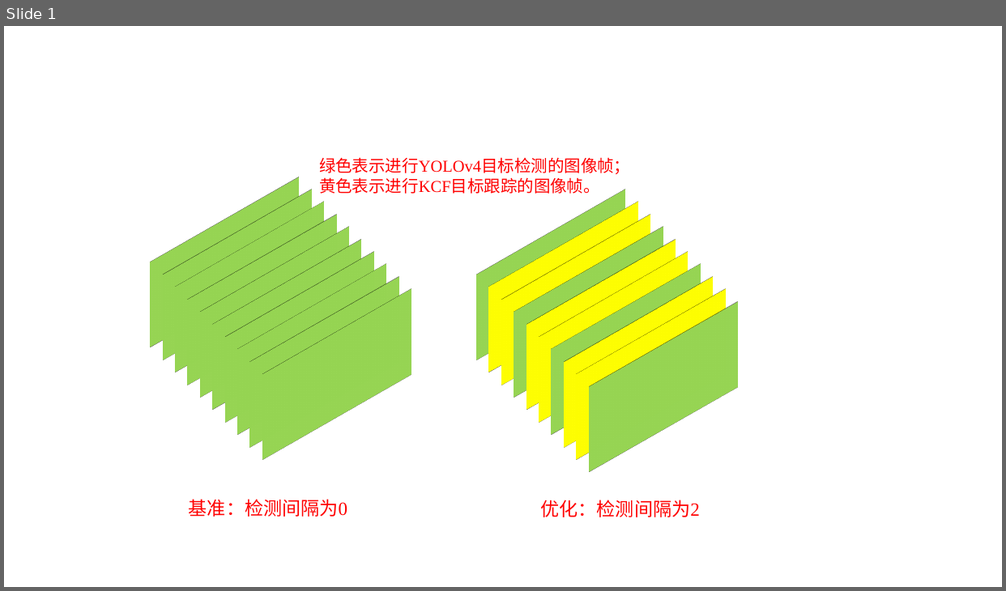
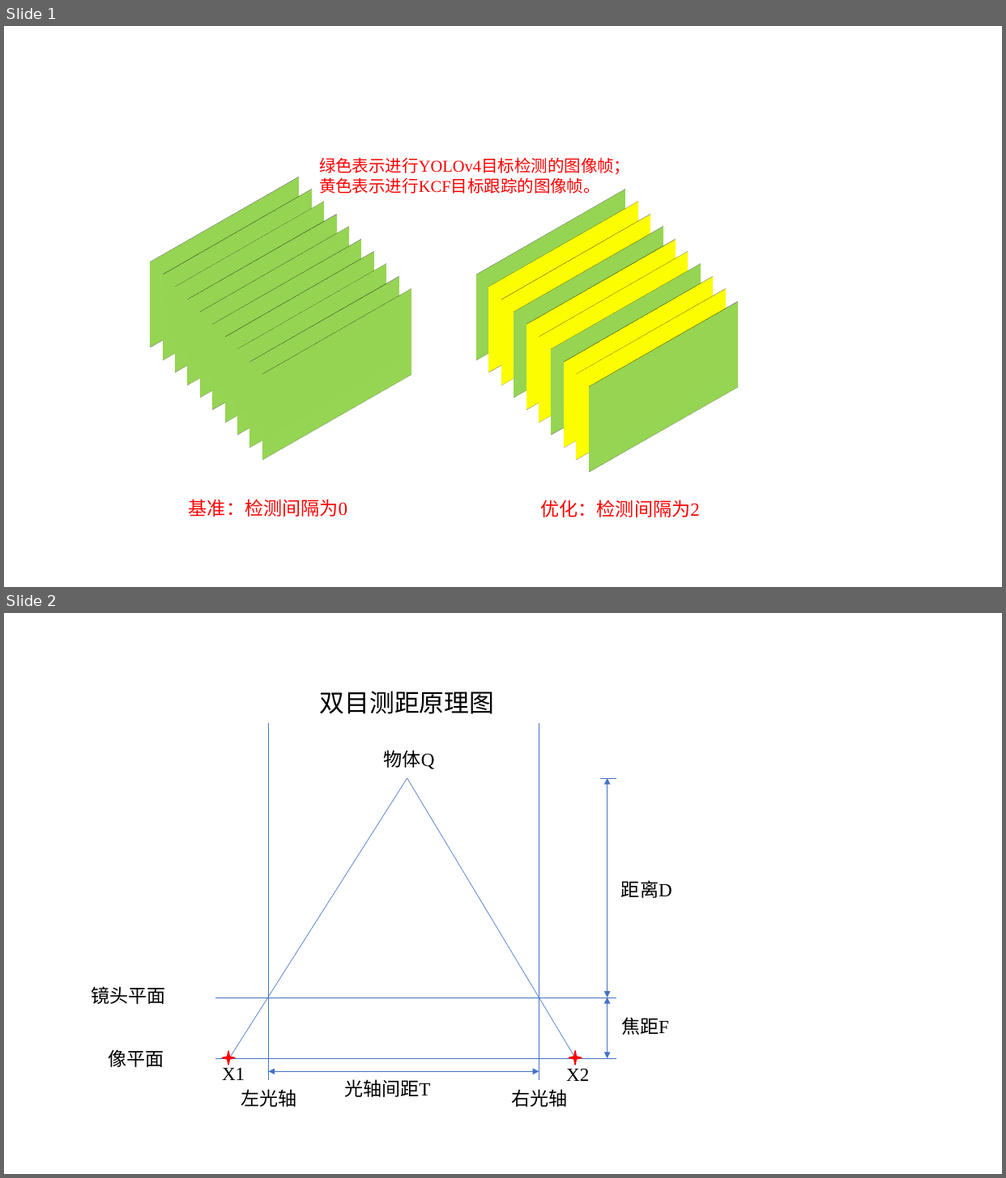
Before and after one commit to fengye2two/sichuan-university, a slide deck: 检测间隔.pptx. Shown one above the other, each under a label of ours: slide 1 before the commit, slides 1 and 2 after it. The pictures are 1006x591 and 1006x1178 pixels, drawn with LibreOffice and Linux fonts; fonts in the diff are those of the drawing. Boxes give left, top, right and bottom in pixels: in the first picture for what was removed or moved away, otherwise in the second. Text is boxed around its words. In the diff, an @@ line names an element or a change of style, - is before the commit and + after.

```diff
--- a/检测间隔.pptx
+++ b/检测间隔.pptx
@@ slide 2 added at <box>4,613,1002,1174</box>, background #FFFFFF @@
@@ text added at <box>320,691,495,714</box>, 24 pt, text #000000 @@
+双目测距原理图
@@ line added from (245, 710) to (245, 710), #4472C4 0.5 pt @@
@@ line added from (268, 723) to (268, 1081), #4472C4 0.5 pt @@
@@ line added from (539, 723) to (539, 1081), #4472C4 0.5 pt @@
@@ text added at <box>384,750,435,769</box>, 18 pt, text #000000 @@
+物体Q
@@ line added from (407, 778) to (229, 1059), #4472C4 0.5 pt @@
@@ line added from (407, 778) to (576, 1059), #4472C4 0.5 pt @@
@@ line added from (600, 778) to (616, 778), #4472C4 0.5 pt @@
@@ double arrow added from (607, 778) to (607, 998), #4472C4 0.5 pt @@
@@ text added at <box>621,880,672,898</box>, 18 pt, text #000000 @@
+距离D
@@ text added at <box>91,986,165,1004</box>, 18 pt, text #000000 @@
+镜头平面
@@ line added from (215, 998) to (616, 998), #4472C4 0.5 pt @@
@@ double arrow added from (607, 998) to (607, 1059), #4472C4 0.5 pt @@
@@ text added at <box>621,1017,669,1035</box>, 18 pt, text #000000 @@
+焦距F
@@ text added at <box>108,1050,164,1067</box>, 18 pt, text #000000 @@
+像平面
@@ line added from (215, 1059) to (616, 1059), #4472C4 0.5 pt @@
@@ text added at <box>222,1068,245,1080</box>, 18 pt, text #000000 @@
+X1
@@ star added at <box>222,1051,236,1065</box>, fill #FF0000, outline #FF0000 1 pt @@
@@ double arrow added from (268, 1072) to (539, 1072), #4472C4 0.5 pt @@
@@ text added at <box>566,1068,589,1081</box>, 18 pt, text #000000 @@
+X2
@@ star added at <box>569,1051,582,1065</box>, fill #FF0000, outline #FF0000 1 pt @@
@@ text added at <box>241,1089,297,1107</box>, 18 pt, text #000000 @@
+左光轴
@@ text added at <box>344,1080,430,1097</box>, 18 pt, text #000000 @@
+光轴间距T
@@ text added at <box>512,1089,568,1107</box>, 18 pt, text #000000 @@
+右光轴
```
Also in this commit, not shown: 1 slide removed, 14 other files.
